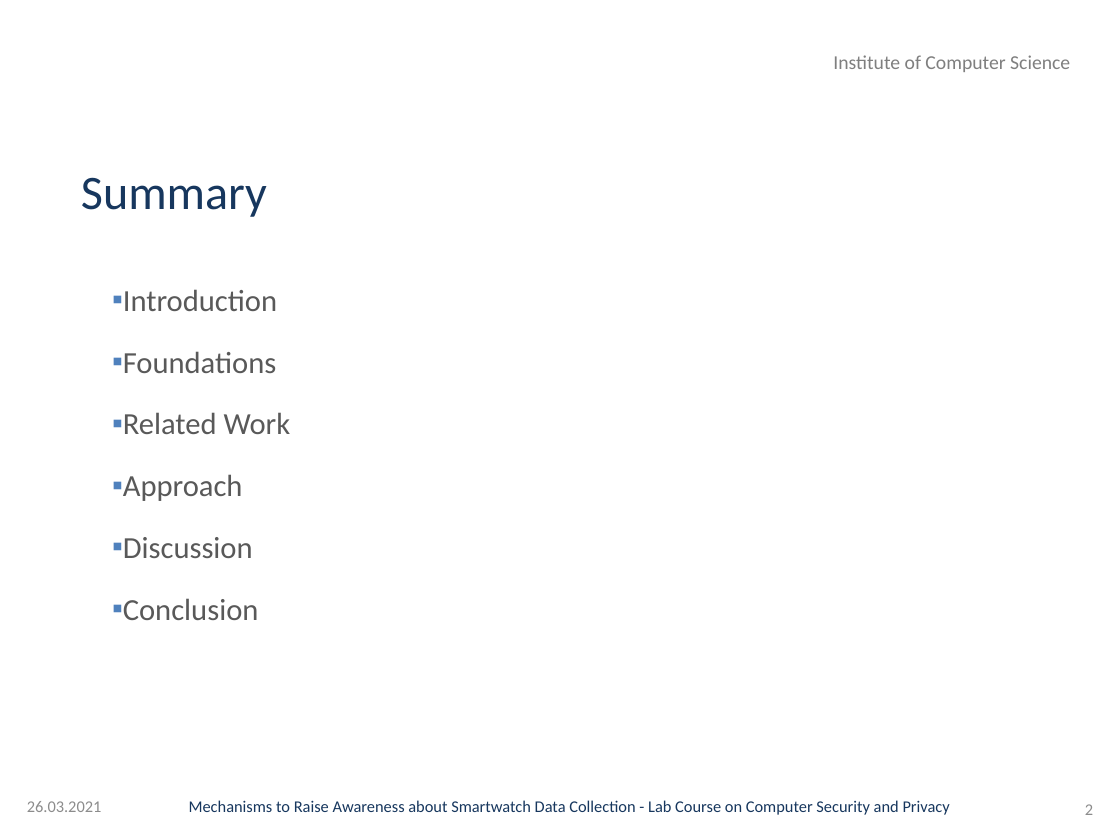
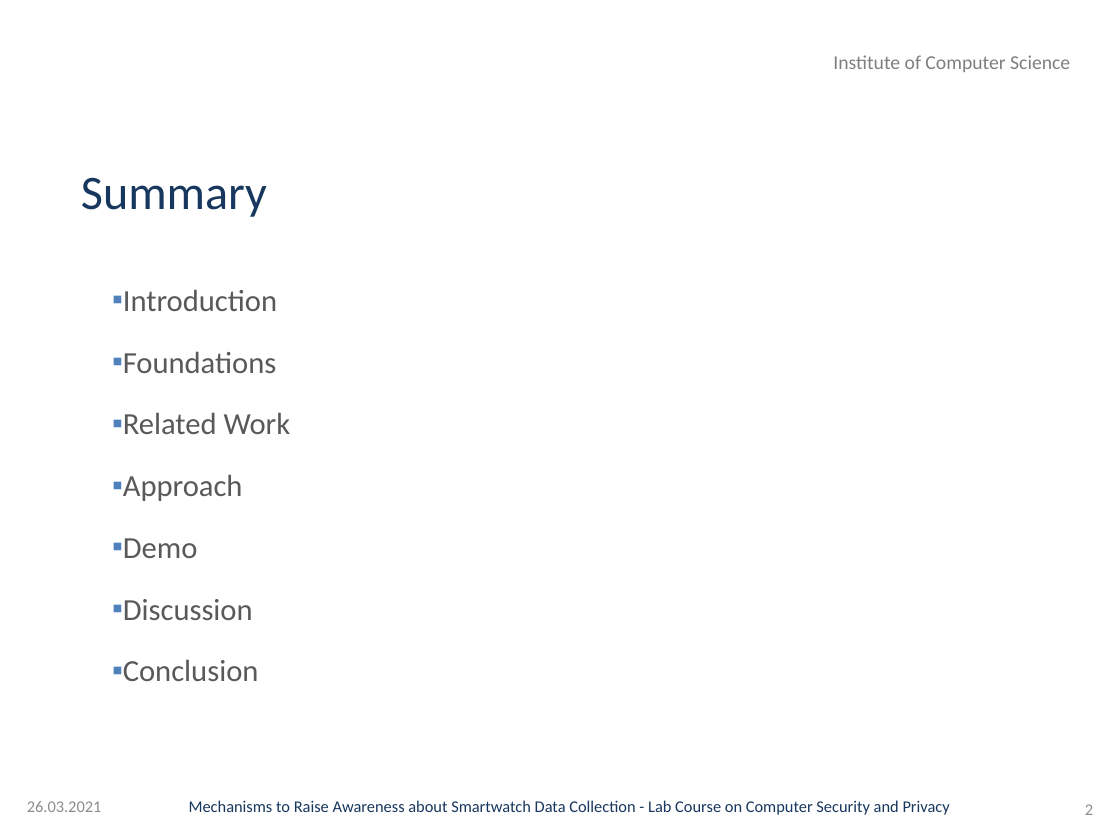
Before and after one commit to GAUG-Contributions/Practical_Course_Computer_Security_and_Privacy, a slide deck: slide 2 of Presentation/Presentation.pptx. Drawn at 1120x840 pixels with LibreOffice and Linux fonts; fonts in the diff are those of the drawing; background and template pictures are left out. Boxes give left, top, right and bottom in pixels: in the first picture for what was removed or moved away, otherwise in the second. Text is boxed around its words. In the diff, an @@ line names an element or a change of style, - is before the commit and + after.

Commit message:
Demo slide included

```diff
--- a/Presentation/Presentation.pptx
+++ b/Presentation/Presentation.pptx
@@ text at (123, 538, 198, 558): paragraph added @@
+▪ Demo
```
Also in this commit, not shown: 1 other slide changed, 1 slide added, 1 other file.
